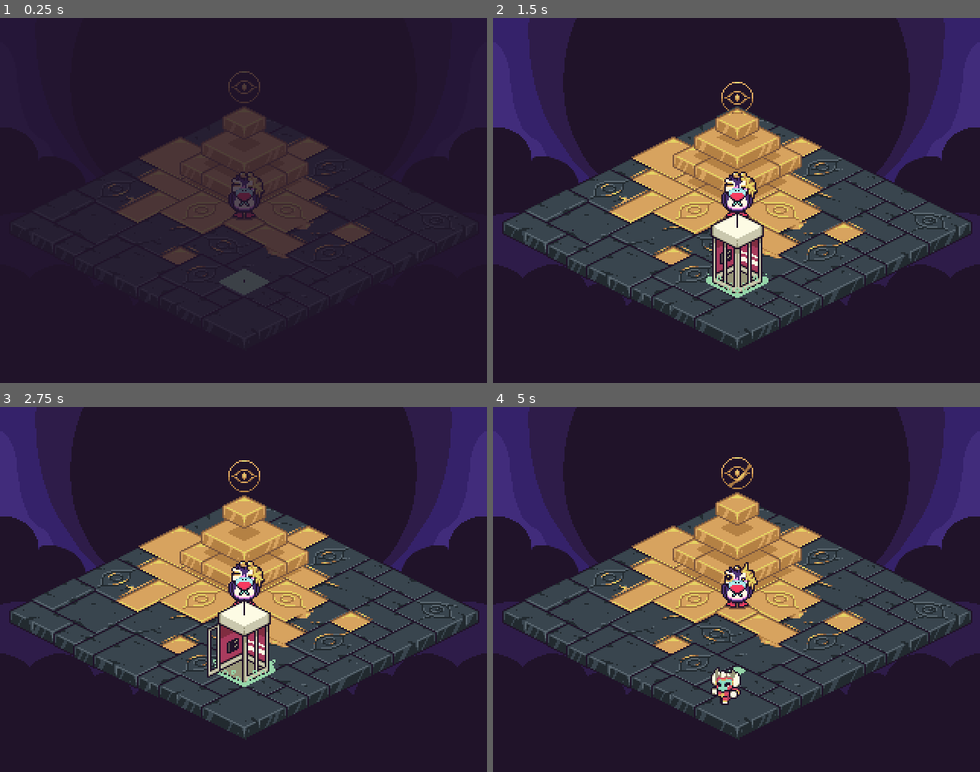
Above: before the commit, frames 1-4 (two rows, left to right).
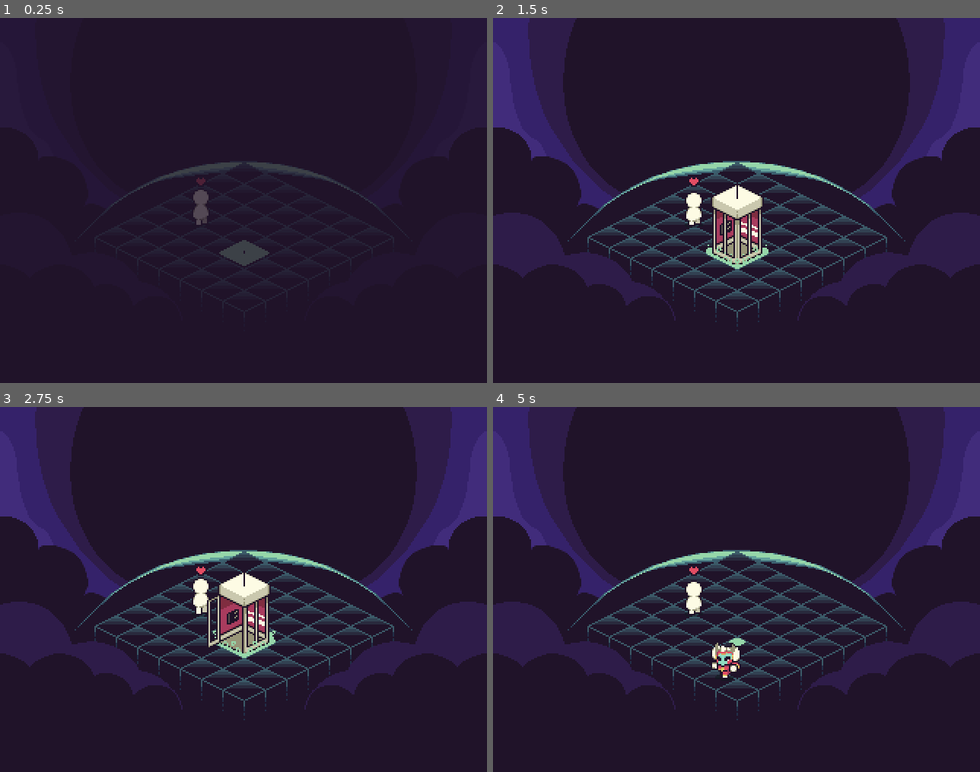
Above: after the commit, the same moments.

Repository: VincentBorchardt/tales-from-the-astral-lighthouse--konig-s-ascent
Game: Godot game, scene res://Scenes/Levels/tutorial.tscn
Two runs of this game, one before a commit and one after it. Both use one fixed random seed, a clock stepped at 60 frames per second and the inputs below. Before the commit the project starts from res://Scenes/Levels/final_level.tscn. Sound files missing from this copy of the repository are replaced by a short silence.
Inputs:
- Up to frame 1 (0.25 s): no input
- Up to frame 2 (1.5 s): hold Right (move_right) 0.53-1.28 s; tap Z (attack) at 0.6 s; hold Down (move_down) from 1.28 s (still down); tap X (advance_text) at 1.35 s
- Up to frame 3 (2.75 s): tap Z (attack) at 1.55, 2.1 s; release Down (move_down) at 2.03 s; hold Right (move_right) from 2.03 s (still down)
- Up to frame 4 (5 s): release Right (move_right) at 2.78 s; hold Up (move_up) 2.78-3.53 s; tap Z (attack) at 2.85, 3.8, 4.35 s; hold X (advance_text) 3.53-4.28 s; hold Left (move_left) from 3.53 s (still down)

The runs differ from the first frame. In frame 1, 9.7% of the frame differs, in the area x 22-76%, y 14-76%; in frame 2, 30%; in frame 3, 30%; in frame 4, 30%, in the area x 1-99%, y 13-91%.

Commit message:
added music and bug fixes

Diff:
--- a/Scenes/Characters/Konig.tscn
+++ b/Scenes/Characters/Konig.tscn
@@ -55,6 +55,7 @@
 [ext_resource type="Texture2D" uid="uid://ykn8g131p03b" path="res://Assets/Art/Characters/Gameplay/Konig/Leave/Konig_Demat_SW/Konig_DeMat_SW08.png" id="55_fekeg"]
 [ext_resource type="Texture2D" uid="uid://qe3nqwgd58td" path="res://Assets/Art/Characters/Gameplay/Konig/Leave/Konig_Demat_SW/Konig_DeMat_SW09.png" id="56_m3ryu"]
 [ext_resource type="Texture2D" uid="uid://bic1n2prbaeol" path="res://Assets/Art/Characters/Gameplay/Konig/Leave/Konig_Demat_SW/Konig_DeMat_SW10.png" id="57_l1nqm"]
+[ext_resource type="AudioStream" uid="uid://im077315bhw3" path="res://Assets/Audio/SFX/DSD_Laugh_wip1.mp3" id="58_16tm7"]
 [ext_resource type="Texture2D" uid="uid://dxq6qvjppayal" path="res://Assets/Art/Characters/Gameplay/Konig/Shadow.png" id="63_cugtb"]
 [ext_resource type="AudioStream" uid="uid://de1sa64aaferj" path="res://Assets/Audio/SFX/PunchCollide_wip1.mp3" id="64_bwrv0"]
 
@@ -880,6 +881,9 @@
 stream = ExtResource("64_bwrv0")
 volume_db = -9.301
 
+[node name="Laugh" type="AudioStreamPlayer2D" parent="." unique_id=1615633064]
+stream = ExtResource("58_16tm7")
+
 [connection signal="animation_finished" from="Animations" to="." method="_on_animated_sprite_2d_animation_finished"]
 [connection signal="area_entered" from="Hurtbox" to="." method="take_hit"]
 [connection signal="timeout" from="Knockback" to="." method="_on_timer_timeout"]
--- a/Scenes/Characters/dsd.tscn
+++ b/Scenes/Characters/dsd.tscn
@@ -536,8 +536,9 @@
 "speed": 8.0
 }]
 
-[node name="Dsd" type="CharacterBody2D" unique_id=786290646 node_paths=PackedStringArray("navigation_agent")]
+[node name="Dsd" type="CharacterBody2D" unique_id=786290646 node_paths=PackedStringArray("navigation_agent") groups=["npcs"]]
 script = ExtResource("1_861q2")
+movement_speed = 60.0
 navigation_agent = NodePath("NavigationAgent2D")
 
 [node name="AnimatedSprite2D" type="AnimatedSprite2D" parent="." unique_id=1283062960]
--- a/Scenes/Cutscenes/bad_ending.tscn
+++ b/Scenes/Cutscenes/bad_ending.tscn
@@ -10,6 +10,7 @@
 [ext_resource type="Resource" uid="uid://bb3meuncmvuq8" path="res://Resources/Cutscenes/Endings/bad_ending_3.tres" id="5_s3nd6"]
 [ext_resource type="Texture2D" uid="uid://hfp5c88goqvf" path="res://Assets/Art/Endings/TFTAL_BadEnd_Pixel_Faded.png" id="8_e5d4r"]
 [ext_resource type="PackedScene" uid="uid://ch0mq2ugu3sf7" path="res://Scenes/cutscene_overlay.tscn" id="12_2t8mc"]
+[ext_resource type="AudioStream" uid="uid://d6f8ye3i21mf" path="res://Assets/Audio/Music/BadEnding_FINAL.mp3" id="12_55rhe"]
 [ext_resource type="Texture2D" uid="uid://ns7kbvlc4uyd" path="res://Assets/Art/Endings/TFTAL_BadEnding_Pixel.png" id="12_heck4"]
 
 [node name="BadEnding" type="Control" unique_id=1827662693]
@@ -19,6 +20,7 @@
 conversation = Array[ExtResource("2_k3sye")]([ExtResource("3_s3nd6"), ExtResource("3_uvmtn"), ExtResource("4_s3nd6"), ExtResource("4_wrwk0"), ExtResource("5_s3nd6")])
 faded_background = ExtResource("8_e5d4r")
 next_level = ExtResource("2_1d7n6")
+music = ExtResource("12_55rhe")
 
 [node name="Background" type="Sprite2D" parent="." unique_id=1844786785]
 position = Vector2(160, 120)
--- a/Scenes/Cutscenes/dsd_ending.tscn
+++ b/Scenes/Cutscenes/dsd_ending.tscn
@@ -12,6 +12,7 @@
 [ext_resource type="PackedScene" uid="uid://c2y42pymii2gj" path="res://Scenes/Cutscenes/credits.tscn" id="10_ikjkf"]
 [ext_resource type="Texture2D" uid="uid://p62smktkcxq4" path="res://Assets/Art/Endings/TFTAL_DSDEnding_pixel.png" id="11_ikjkf"]
 [ext_resource type="PackedScene" uid="uid://ch0mq2ugu3sf7" path="res://Scenes/cutscene_overlay.tscn" id="12_2t8mc"]
+[ext_resource type="AudioStream" uid="uid://drjvrjfurto14" path="res://Assets/Audio/Music/DSDEnding_FINAL.mp3" id="13_j244p"]
 
 [node name="DSDEnding" type="Control" unique_id=1827662693]
 layout_mode = 3
@@ -20,6 +21,7 @@
 conversation = Array[ExtResource("2_k3sye")]([ExtResource("3_88tht"), ExtResource("3_ppym2"), ExtResource("4_msers"), ExtResource("4_c7niw"), ExtResource("6_88tht"), ExtResource("5_msers")])
 faded_background = ExtResource("9_ikjkf")
 next_level = ExtResource("10_ikjkf")
+music = ExtResource("13_j244p")
 
 [node name="Background" type="Sprite2D" parent="." unique_id=1844786785]
 position = Vector2(160, 120)
--- a/Scenes/Cutscenes/good_ending.tscn
+++ b/Scenes/Cutscenes/good_ending.tscn
@@ -12,6 +12,7 @@
 [ext_resource type="Texture2D" uid="uid://kiydqrbw6pyb" path="res://Assets/Art/Endings/TFTAL_GoodEnd_Pixel_Faded.png" id="9_wqpio"]
 [ext_resource type="Texture2D" uid="uid://d1wi02yvxvtpk" path="res://Assets/Art/Endings/TFTAL_GoodEnding_Pixel.png" id="10_krfh5"]
 [ext_resource type="PackedScene" uid="uid://ch0mq2ugu3sf7" path="res://Scenes/cutscene_overlay.tscn" id="12_smk8f"]
+[ext_resource type="AudioStream" uid="uid://dybcylv20aovs" path="res://Assets/Audio/Music/GoodEnding_FINAL.mp3" id="13_bl3pv"]
 
 [node name="GoodEnding" type="Control" unique_id=1827662693]
 layout_mode = 3
@@ -20,6 +21,7 @@
 conversation = Array[ExtResource("2_t2k3i")]([ExtResource("3_xcvoc"), ExtResource("4_krfh5"), ExtResource("5_krfh5"), ExtResource("5_wqpio"), ExtResource("7_wqpio"), ExtResource("6_bl3pv")])
 faded_background = ExtResource("9_wqpio")
 next_level = ExtResource("9_krfh5")
+music = ExtResource("13_bl3pv")
 
 [node name="Background" type="Sprite2D" parent="." unique_id=1844786785]
 position = Vector2(160, 120)
--- a/Scenes/Levels/final_level.tscn
+++ b/Scenes/Levels/final_level.tscn
@@ -1697,7 +1697,6 @@
 
 [node name="Dsd" parent="." unique_id=786290646 node_paths=PackedStringArray("movement_targets") instance=ExtResource("47_4nfgy")]
 position = Vector2(259, 48)
-movement_speed = 60.0
 movement_targets = [NodePath("../EyeBallMarker")]
 
 [node name="EyeBallMarker" type="Marker2D" parent="." unique_id=694477931]
--- a/Scenes/Levels/level_1.tscn
+++ b/Scenes/Levels/level_1.tscn
@@ -730,6 +730,7 @@
 texture = ExtResource("18_31phq")
 
 [node name="TileMapLayer" type="TileMapLayer" parent="." unique_id=1719386126]
+z_index = -1
 tile_map_data = PackedByteArray(0, 0, 0, 0, 0, 0, 2, 0, 0, 0, 0, 0, 0, 0)
 tile_set = SubResource("TileSet_bwgk3")
 
@@ -792,7 +793,6 @@
 [node name="ComboTimer" type="Timer" parent="." unique_id=1559184445]
 
 [node name="Transition" type="Sprite2D" parent="." unique_id=30594026]
-visible = false
 modulate = Color(0.1254902, 0.07450981, 0.16078432, 1)
 z_index = 1
 position = Vector2(163, 120)
--- a/Scenes/Levels/level_2.tscn
+++ b/Scenes/Levels/level_2.tscn
@@ -6,7 +6,7 @@
 [ext_resource type="PackedScene" uid="uid://bq0x0gomy56h5" path="res://Scenes/Levels/level_3.tscn" id="5_chm77"]
 [ext_resource type="PackedScene" uid="uid://ckv4ykifoeidp" path="res://Scenes/Objects/booth.tscn" id="5_yxf76"]
 [ext_resource type="Texture2D" uid="uid://dnnohdx14ue15" path="res://Assets/Art/Tiles/TempTiles.png" id="6_ia1lp"]
-[ext_resource type="AudioStream" uid="uid://cd8lfmu8qdn7y" path="res://Assets/Audio/Music/MainThemeLevel2_wip1.mp3" id="6_yxf76"]
+[ext_resource type="AudioStream" uid="uid://jiue6il30deb" path="res://Assets/Audio/Music/MainThemeLevel3_wip1.mp3" id="6_p6e1f"]
 [ext_resource type="PackedScene" uid="uid://2seu0v0io3l2" path="res://Scenes/Characters/Konig.tscn" id="7_5buja"]
 [ext_resource type="Resource" uid="uid://bgesioplsd0ys" path="res://Resources/Cutscenes/Level2/level_2_1.tres" id="8_m4i1e"]
 [ext_resource type="Resource" uid="uid://dncks3yo87xo0" path="res://Resources/Cutscenes/Level2/booth_2_1.tres" id="8_srchd"]
@@ -703,7 +703,7 @@
 script = ExtResource("1_0x4y1")
 waves = Array[PackedScene]([ExtResource("36_p6e1f"), ExtResource("2_ts3wb"), ExtResource("3_chm77")])
 next_level = ExtResource("5_chm77")
-music = ExtResource("6_yxf76")
+music = ExtResource("6_p6e1f")
 booth_convo = Array[ExtResource("16_jip10")]([ExtResource("8_srchd"), ExtResource("9_p6e1f"), ExtResource("10_xo6ri"), ExtResource("11_potos"), ExtResource("12_6d4lf"), ExtResource("13_c0rmi"), ExtResource("14_xcfnk"), ExtResource("15_tjmj4")])
 npc_convo_0 = Array[ExtResource("16_jip10")]([ExtResource("8_m4i1e"), ExtResource("9_ixm8h"), ExtResource("10_xk8vt"), ExtResource("11_umcau"), ExtResource("12_ud172"), ExtResource("13_s5367"), ExtResource("14_blyvk"), ExtResource("15_ts3wb")])
 npc_convo_1 = Array[ExtResource("16_jip10")]([ExtResource("24_p6e1f")])
--- a/Scenes/Levels/level_3.tscn
+++ b/Scenes/Levels/level_3.tscn
@@ -2,10 +2,10 @@
 
 [ext_resource type="Script" uid="uid://dc8f20l0pkuc6" path="res://Scripts/Gameplay/gameplay.gd" id="1_md4x4"]
 [ext_resource type="PackedScene" uid="uid://dd7iylkr6ytrg" path="res://Scenes/Waves/wave_3_1.tscn" id="2_d0d85"]
+[ext_resource type="AudioStream" uid="uid://smfksifrkc4u" path="res://Assets/Audio/Music/MainThemeLevel4_wip1.mp3" id="3_d0d85"]
 [ext_resource type="PackedScene" uid="uid://b4gd4bn380w8y" path="res://Scenes/Waves/wave_3_2.tscn" id="3_ykav4"]
 [ext_resource type="PackedScene" uid="uid://d0nxbk6lnpra6" path="res://Scenes/Waves/wave_3_3.tscn" id="4_s0hn8"]
 [ext_resource type="PackedScene" uid="uid://d1a2op8s4io37" path="res://Scenes/Levels/level_4.tscn" id="5_13yca"]
-[ext_resource type="AudioStream" uid="uid://jiue6il30deb" path="res://Assets/Audio/Music/MainThemeLevel3_wip1.mp3" id="6_8dmpc"]
 [ext_resource type="PackedScene" uid="uid://ckv4ykifoeidp" path="res://Scenes/Objects/booth.tscn" id="6_ocbj8"]
 [ext_resource type="Texture2D" uid="uid://dnnohdx14ue15" path="res://Assets/Art/Tiles/TempTiles.png" id="7_r8neg"]
 [ext_resource type="Resource" uid="uid://i2jc5r8t0uqf" path="res://Resources/Cutscenes/Level3/booth_3_1.tres" id="8_3m4x7"]
@@ -705,7 +705,7 @@
 script = ExtResource("1_md4x4")
 waves = Array[PackedScene]([ExtResource("2_d0d85"), ExtResource("3_ykav4"), ExtResource("4_s0hn8")])
 next_level = ExtResource("5_13yca")
-music = ExtResource("6_8dmpc")
+music = ExtResource("3_d0d85")
 booth_convo = Array[ExtResource("16_wnlxl")]([ExtResource("8_3m4x7"), ExtResource("9_q2kiq"), ExtResource("10_wvd0d"), ExtResource("11_gupo0"), ExtResource("12_3l8qv"), ExtResource("13_teul3"), ExtResource("14_6qnit")])
 npc_convo_0 = Array[ExtResource("16_wnlxl")]([ExtResource("15_ulgip")])
 npc_convo_1 = Array[ExtResource("16_wnlxl")]([ExtResource("16_phqt5")])
@@ -808,8 +808,9 @@
 position = Vector2(160, 128)
 texture = ExtResource("18_ocbj8")
 
-[node name="DsdDoor" parent="." unique_id=1074552836 instance=ExtResource("19_r8neg")]
+[node name="DsdDoor" parent="." unique_id=1074552836 node_paths=PackedStringArray("movement_targets") instance=ExtResource("19_r8neg")]
 position = Vector2(238, 75)
+movement_targets = [NodePath("../BoothSpawn")]
 
 [connection signal="konig_arrived" from="Konig" to="." method="_on_konig_arrived"]
 [connection signal="konig_left" from="Konig" to="." method="_on_konig_left"]
--- a/Scenes/Levels/level_4.tscn
+++ b/Scenes/Levels/level_4.tscn
@@ -5,7 +5,7 @@
 [ext_resource type="PackedScene" uid="uid://bc8f5ly4o5t08" path="res://Scenes/Levels/final_level.tscn" id="2_slbhm"]
 [ext_resource type="PackedScene" uid="uid://cq7qwaink0bj" path="res://Scenes/Waves/wave_5.tscn" id="3_ecora"]
 [ext_resource type="PackedScene" uid="uid://y0qsdr7yuscb" path="res://Scenes/Waves/wave_6.tscn" id="4_xpmn3"]
-[ext_resource type="AudioStream" uid="uid://smfksifrkc4u" path="res://Assets/Audio/Music/MainThemeLevel4_wip1.mp3" id="6_ecora"]
+[ext_resource type="AudioStream" uid="uid://bwo1txhgb1syv" path="res://Assets/Audio/Music/MainThemeLevel5_FINAL.mp3" id="6_u2c58"]
 [ext_resource type="PackedScene" uid="uid://ckv4ykifoeidp" path="res://Scenes/Objects/booth.tscn" id="8_eb5oh"]
 [ext_resource type="Resource" uid="uid://bogot6kl7ppl4" path="res://Resources/Cutscenes/Level4/booth_4_1.tres" id="8_ipr37"]
 [ext_resource type="Resource" uid="uid://c8jttlf2s3lhq" path="res://Resources/Cutscenes/Level4/level_4_1.tres" id="8_roffe"]
@@ -709,7 +709,7 @@
 script = ExtResource("1_xpmn3")
 waves = Array[PackedScene]([ExtResource("2_eb4ip"), ExtResource("3_ecora"), ExtResource("4_xpmn3")])
 next_level = ExtResource("2_slbhm")
-music = ExtResource("6_ecora")
+music = ExtResource("6_u2c58")
 booth_convo = Array[ExtResource("16_ep717")]([ExtResource("8_ipr37"), ExtResource("9_hckno"), ExtResource("10_d12sp"),  …(200 unchanged characters)…
 npc_convo_0 = Array[ExtResource("16_ep717")]([ExtResource("8_roffe"), ExtResource("9_d51q7"), ExtResource("10_lapqw"), ExtResource("11_oteb1"), ExtResource("12_k8nfc"), ExtResource("13_ep717"), ExtResource("14_x7vre"), ExtResource("15_lhrhx")])
 npc_convo_1 = Array[ExtResource("16_ep717")]([ExtResource("27_oada6"), ExtResource("28_t0r2h")])
--- a/Scenes/Music/music_manager.gd
+++ b/Scenes/Music/music_manager.gd
@@ -55,7 +55,38 @@
 	await fade_out.finished
 	old_player.stop()
 
+func play_music_from_start(audio: AudioStream) -> void:
+	if audio == null:
+		return
 
+	var old_player := music_players[current_music_player]
+
+	current_music_player = (current_music_player + 1) % music_audio_player_count
+
+	var new_player := music_players[current_music_player]
+
+	new_player.stream = audio
+	new_player.volume_db = SILENT_VOLUME_DB
+	new_player.play(0.0)
+
+	var fade_in := create_tween()
+	fade_in.tween_property(
+		new_player,
+		"volume_db",
+		DEFAULT_VOLUME_DB,
+		music_fade_duration
+	)
+
+	var fade_out := create_tween()
+	fade_out.tween_property(
+		old_player,
+		"volume_db",
+		SILENT_VOLUME_DB,
+		music_fade_duration
+	)
+
+	await fade_out.finished
+	old_player.stop()
 
 func play_and_fade_in( player : AudioStreamPlayer ) -> void:
 	player.play( 0 )
--- a/Scripts/Characters/dsd.gd
+++ b/Scripts/Characters/dsd.gd
@@ -90,6 +90,10 @@
 
 		animations.play(get_float_animation())
 		movement_finished.emit()
+		if GameplayManager.is_final_level == false:
+			animations.play("demat_nw")
+			await animations.animation_finished
+			queue_free()
 		return
 
 	var next_path = navigation_agent.get_next_path_position()
@@ -112,8 +116,9 @@
 
 	state = State.FLOAT
 
-	if moving:
+	if moving or !GameplayManager.is_final_level:
 		animations.play(get_float_animation())
+
 	laughing_finished.emit()
 
 func get_float_animation() -> String:
--- a/Scripts/Characters/konig.gd
+++ b/Scripts/Characters/konig.gd
@@ -188,7 +188,6 @@
 			konig_left.emit()
 		_: # TODO should probably put all the attacks here explicitly
 			hitbox.disabled = true
-			shadow.visible = false
 			if state == State.ATTACK:
 				state = State.MOVE
 
--- a/Scripts/Cutscenes/ending.gd
+++ b/Scripts/Cutscenes/ending.gd
@@ -3,6 +3,7 @@
 @export var conversation: Array[Message]
 @export var faded_background: Texture2D
 @export var next_level: PackedScene
+@export var music : AudioStream
 
 @onready var background = $Background
 @onready var cutscene_overlay = $CutsceneOverlay
@@ -15,6 +16,7 @@
 var dim_completed = false
 
 func _ready() -> void:
+	MusicManager.play_music_from_start( music )
 	call_deferred("start_conversation")
 	#call_deferred("start_blank")
 
--- a/Scripts/Gameplay/final_level.gd
+++ b/Scripts/Gameplay/final_level.gd
@@ -43,6 +43,7 @@
 
 func _ready():
 	super._ready()
+	GameplayManager.set_final_level()
 	plinth.play("plinth_move")
 	dsd.make_invisible()
 
@@ -71,6 +72,7 @@
 			second_total_convo.append_array(bad)
 
 func continue_scripted_sequence():
+	chosen_ending = EndingChoice.GOOD
 	match scripted_progression_count:
 		1:
 			match chosen_ending:
--- a/Scripts/Gameplay/gameplay.gd
+++ b/Scripts/Gameplay/gameplay.gd
@@ -110,6 +110,7 @@
 				scripted_progression_count += 1
 				booth.visible = true
 				booth.warp_in()
+				is_tutorial = false
 			7:
 				end_level()
 	elif is_final:
@@ -202,7 +203,7 @@
 	konig.warp_out()
 
 func _on_booth_player_entered() -> void:
-	if in_calm_state:
+	if in_calm_state and !is_tutorial:
 		changing_level = true
 		start_cutscene(booth_convo)
 
--- a/Scripts/Gameplay/gameplay_manager.gd
+++ b/Scripts/Gameplay/gameplay_manager.gd
@@ -2,6 +2,7 @@
 
 signal shippie_door
 
+var is_final_level : bool = false
 var enemy_combo : float = 0
 var end_of_level: bool = false:
 	set(value):
@@ -9,6 +10,9 @@
 
 		if end_of_level:
 			shippie_door_open()
+
+func set_final_level():
+	is_final_level = true
 
 func increase_combo():
 	enemy_combo += .1
--- a/Scripts/Objects/booth.gd
+++ b/Scripts/Objects/booth.gd
@@ -11,7 +11,6 @@
 @onready var exit_sfx = $Exit
 @onready var enter_sfx = $Enter
 
-var end_of_level = false
 
 func _ready() -> void:
 	visible = true
--- a/Scripts/Objects/dsd_door.gd
+++ b/Scripts/Objects/dsd_door.gd
@@ -7,6 +7,7 @@
 @onready var door_hit = $DoorHit
 @onready var hit_timer = $HitTimer
 @export var packedShippieDue : PackedScene
+@export var movement_targets: Array[Node2D]
 
 var health := 3:
 	set(value):
@@ -29,6 +30,9 @@
 	var shippie = packedShippieDue.instantiate()
 	get_tree().current_scene.add_child(shippie)
 	shippie.global_position = dsd_spawn.global_position
+	shippie.movement_targets = movement_targets
+
+	await shippie.start_laugh()
 
 func _on_area_2d_area_entered(area: Area2D) -> void:
 	hit_sound.play()
--- a/project.godot
+++ b/project.godot
@@ -15,7 +15,7 @@
 [application]
 
 config/name="Tales from the Astral Lighthouse: Konig's Ascent"
-run/main_scene="uid://bc8f5ly4o5t08"
+run/main_scene="uid://b768gnvq0nl7q"
 config/features=PackedStringArray("4.7", "GL Compatibility")
 config/icon="res://icon.svg"
 
@@ -36,7 +36,6 @@
 window/size/viewport_height=240
 window/size/resizable=false
 window/stretch/mode="viewport"
-window/stretch/aspect="expand"
 window/stretch/scale_mode="integer"
 
 [global_group]
Not shown, added: Assets/Audio/Music/BadEnding_FINAL.mp3.import
Not shown, added: Assets/Audio/Music/DSDEnding_FINAL.mp3.import
Not shown, added: Assets/Audio/Music/GoodEnding_FINAL.mp3.import
Not shown, added: Assets/Audio/Music/MainThemeLevel5_FINAL.mp3.import
Not shown, added: Assets/Audio/Music/BadEnding_FINAL.mp3
Not shown, added: Assets/Audio/Music/DSDEnding_FINAL.mp3
Not shown, added: Assets/Audio/Music/GoodEnding_FINAL.mp3
Not shown, added: Assets/Audio/Music/MainThemeLevel5_FINAL.mp3
